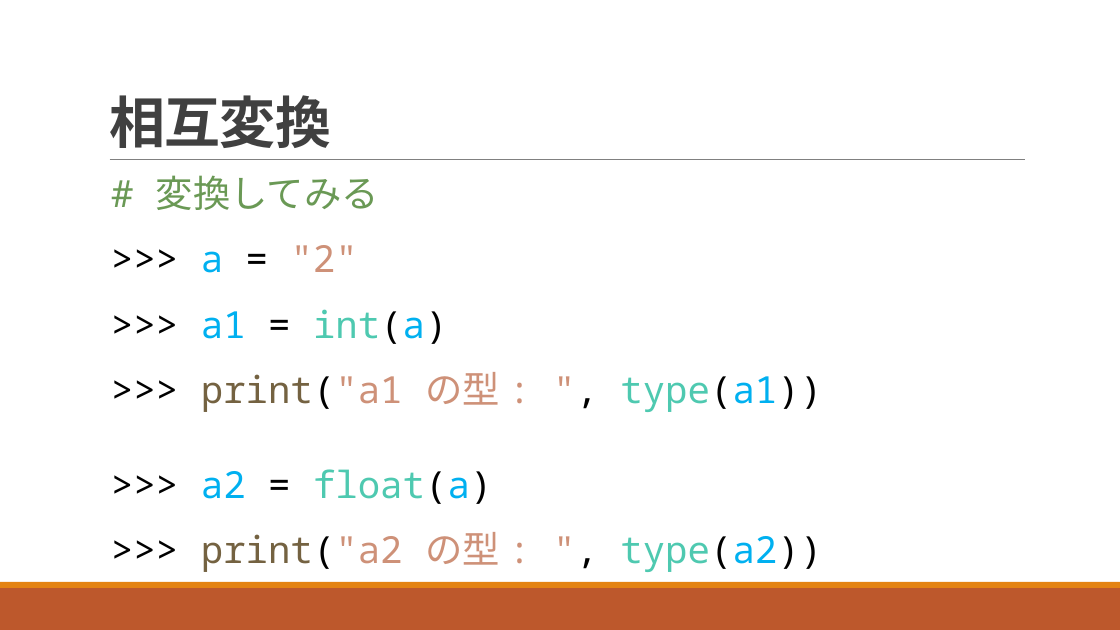
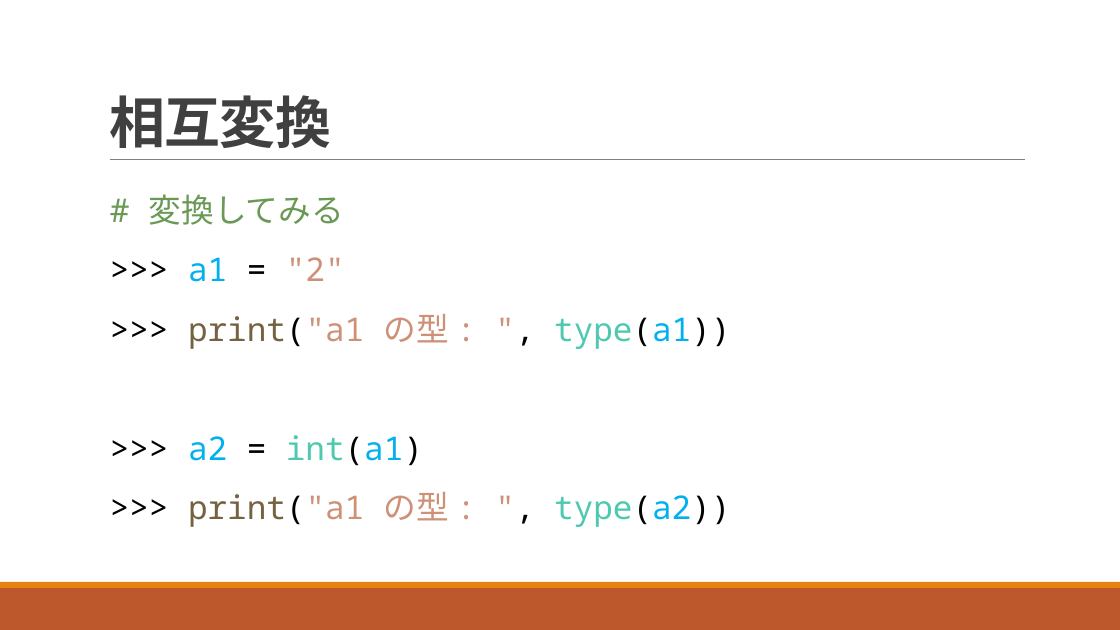
Before and after one commit to navy1634/Teach, a slide deck: slide 11 of 20230711/unit03.pptx (slide 9 before the commit). Drawn at 1120x630 pixels with LibreOffice and Linux fonts; fonts in the diff are those of the drawing. Boxes give left, top, right and bottom in pixels: in the first picture for what was removed or moved away, otherwise in the second. Text is boxed around its words. In the diff, an @@ line names an element or a change of style, - is before the commit and + after.

```diff
--- a/20230711/unit03.pptx
+++ b/20230711/unit03.pptx
@@ text "# 変換してみる": place and size @@
-text "# 変換してみる" at (156, 175, 822, 572)
+text "# 変換してみる" at (149, 194, 730, 527)
@@ text at (149, 194, 730, 349): size 32 to 28 pt in "# 変換してみる", ">>> print("a1 の型 : ", type(a1))" @@
@@ text at (188, 257, 345, 282): text changed; size 32 to 28 pt @@
-  >>> a = "2"
-  >>> a1 = int(a)
+  >>> a1 = "2"
@@ text at (188, 435, 730, 527): text changed; size 32 to 28 pt @@
-  >>> a2 = float(a)
-  >>> print("a2 の型 : ", type(a2))
+  >>> a2 = int(a1)
+  >>> print("a1 の型 : ", type(a2))
```
Also in this commit, not shown: 31 other slides changed, 14 slides added, 4 slides removed, 1 other file.
